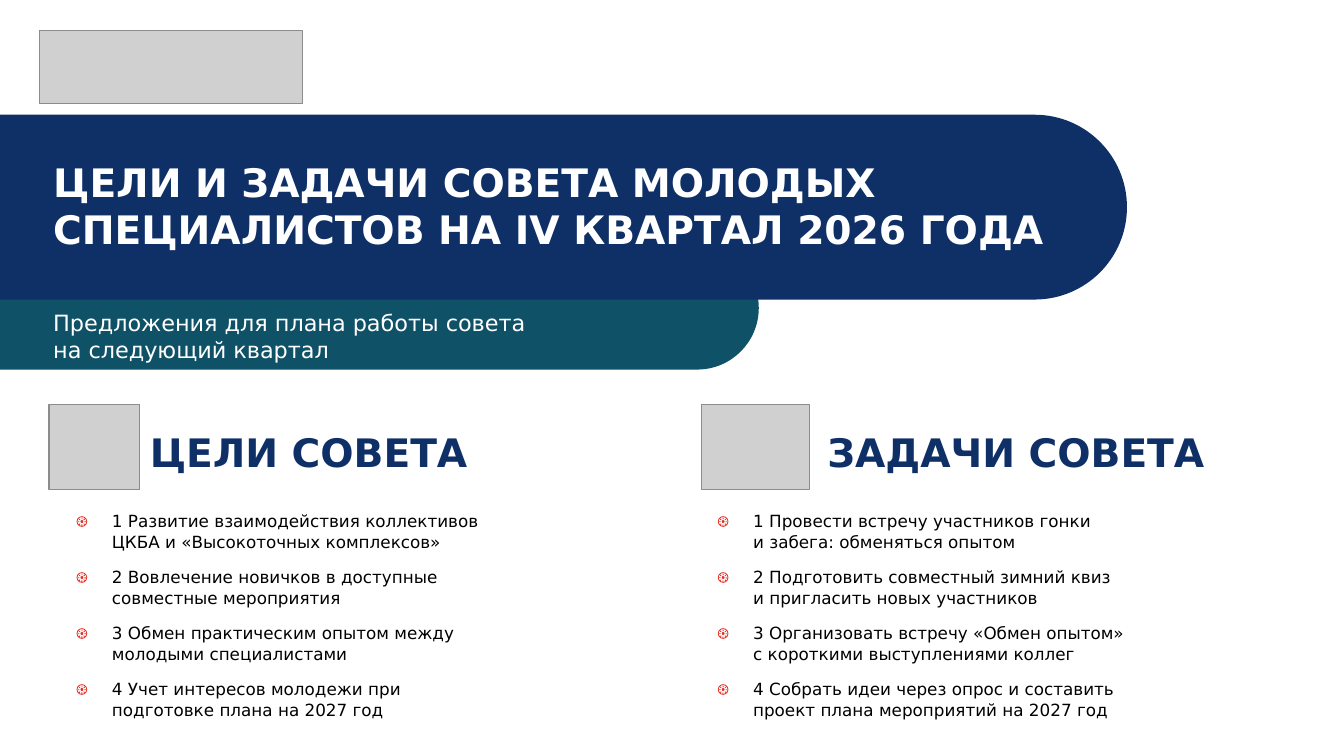
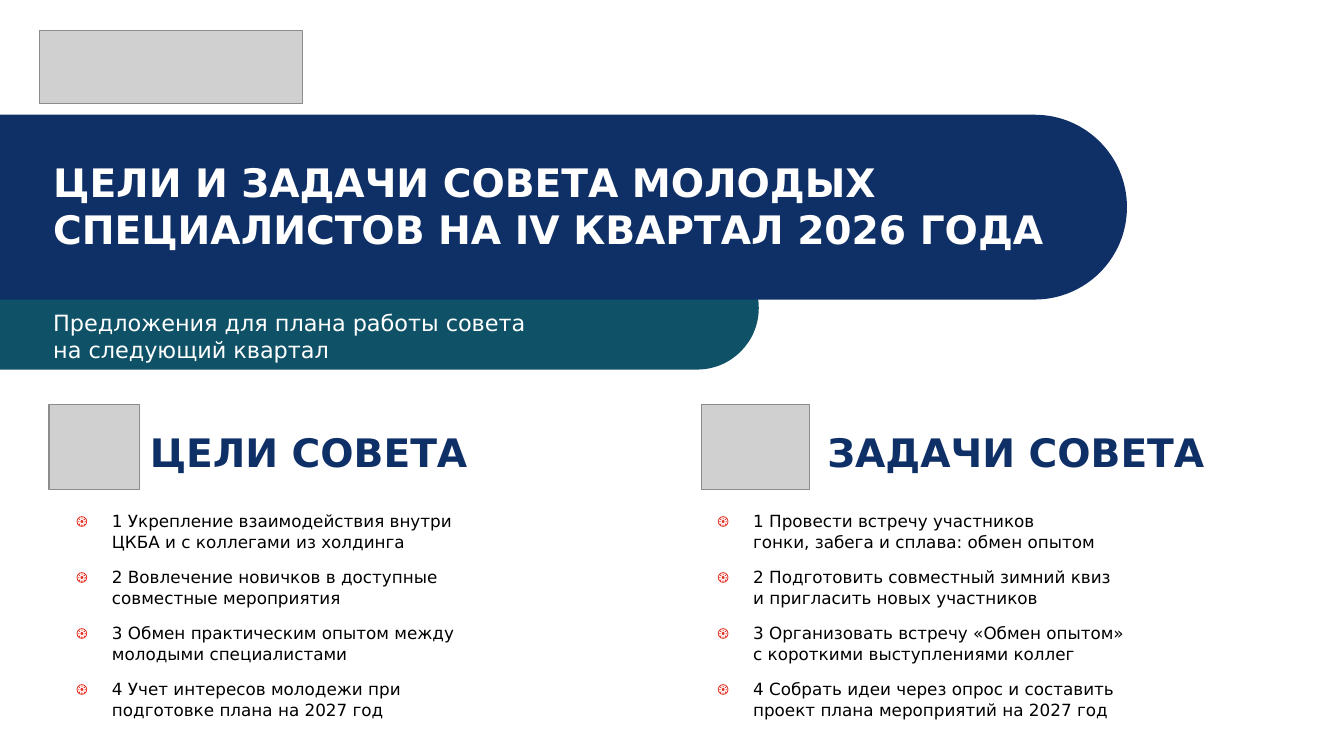
Before and after one commit to juliashar3-debug/newrepository, a slide deck: slide 6 of presentations/2026-Q3/ЦКБА_III_квартал_2026_Гонка_героев.pptx (slide 5 before the commit). Drawn at 1344x756 pixels with LibreOffice and Linux fonts; fonts in the diff are those of the drawing; grey boxes stand for pictures. Boxes give left, top, right and bottom in pixels: in the first picture for what was removed or moved away, otherwise in the second. Text is boxed around its words. In the diff, an @@ line names an element or a change of style, - is before the commit and + after.

Commit message:
Добавить сплав по реке Проня: 22 участника по фото, 20 из СМС

```diff
--- a/presentations/2026-Q3/ЦКБА_III_квартал_2026_Гонка_героев.pptx
+++ b/presentations/2026-Q3/ЦКБА_III_квартал_2026_Гонка_героев.pptx
@@ text at (x1=112, y1=514, x2=452, y2=551): text changed @@
-1 Развитие взаимодействия коллективов
-ЦКБА и «Высокоточных комплексов»
+1 Укрепление взаимодействия внутри
+ЦКБА и с коллегами из холдинга
@@ text at (x1=753, y1=514, x2=1095, y2=550): text changed @@
-1 Провести встречу участников гонки
-и забега: обменяться опытом
+1 Провести встречу участников
+гонки, забега и сплава: обмен опытом
```
Also in this commit, not shown: 1 slide added, 4 other files.
